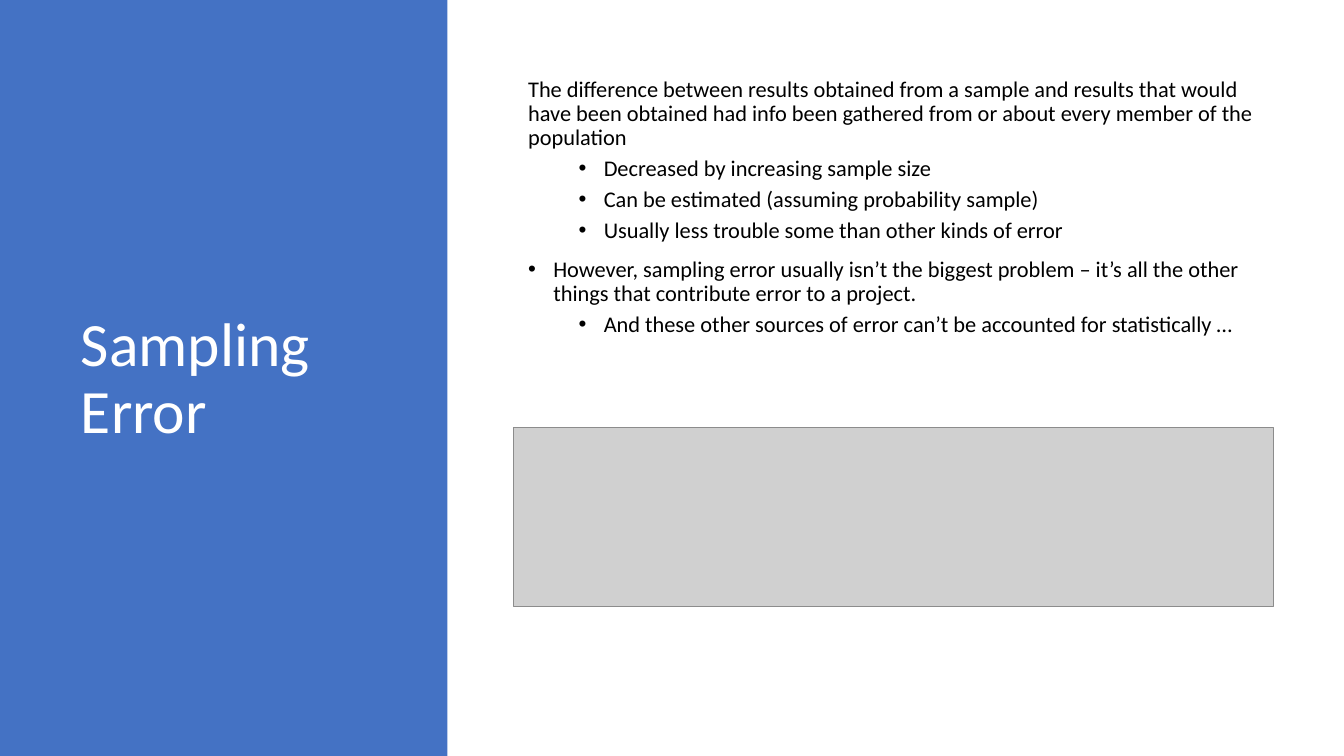
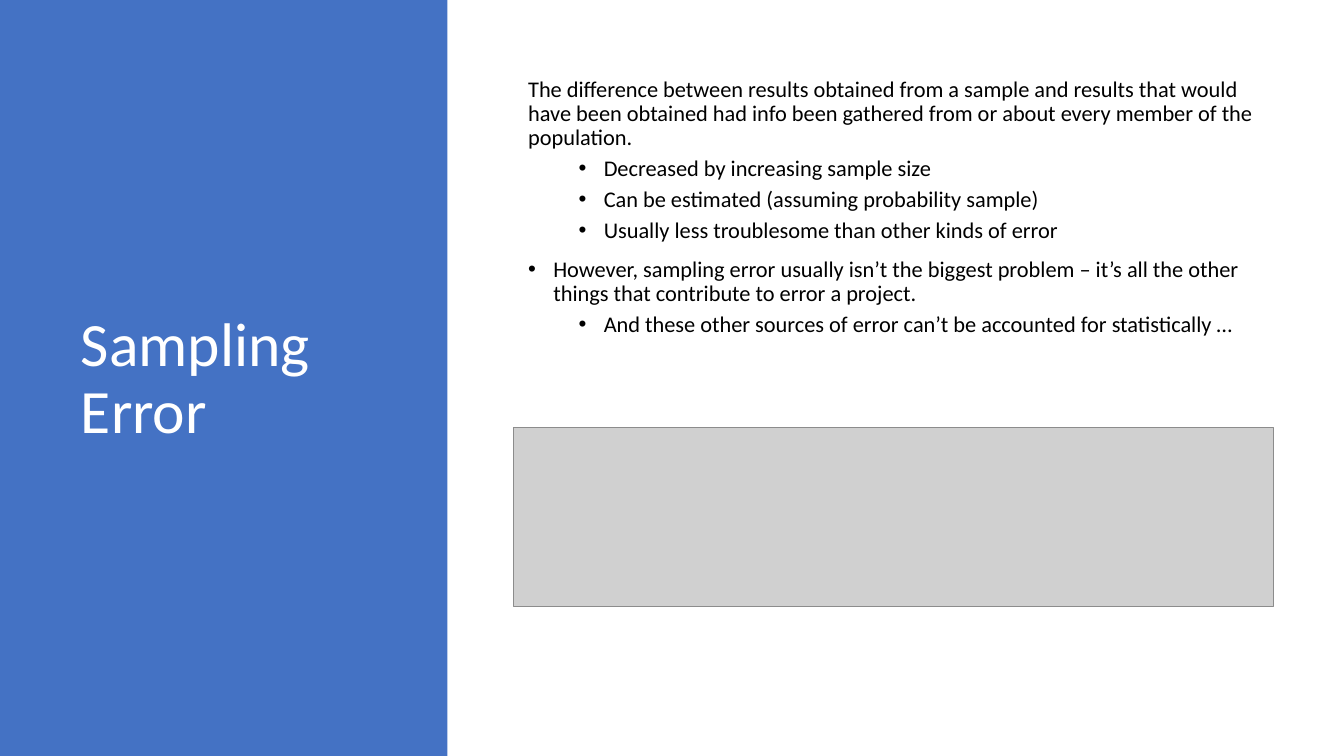
Before and after one commit to mikenguyen13/mar4050_S23_1, a slide deck: slide 14 of lectures/7/Developing the sampling plan.pptx. Drawn at 1344x756 pixels with LibreOffice and Linux fonts; fonts in the diff are those of the drawing; grey boxes stand for pictures. Boxes give left, top, right and bottom in pixels: in the first picture for what was removed or moved away, otherwise in the second. Text is boxed around its words. In the diff, an @@ line names an element or a change of style, - is before the commit and + after.

Commit message:
update lectures

```diff
--- a/lectures/7/Developing the sampling plan.pptx
+++ b/lectures/7/Developing the sampling plan.pptx
@@ text at box(528, 81, 1252, 149): text changed @@
-The difference between results obtained from a sample and results that would have been obtained had info been gathered from or about every member of the population
+The difference between results obtained from a sample and results that would have been obtained had info been gathered from or about every member of the population.
@@ text at box(553, 222, 1238, 305): text changed @@
-  • Usually less trouble some than other kinds of error
-• However, sampling error usually isn’t the biggest problem – it’s all the other things that contribute error to a project.
+  • Usually less troublesome than other kinds of error
+• However, sampling error usually isn’t the biggest problem – it’s all the other things that contribute to error a project.
```
Also in this commit, not shown: 5 other slides changed, 1 other file.
